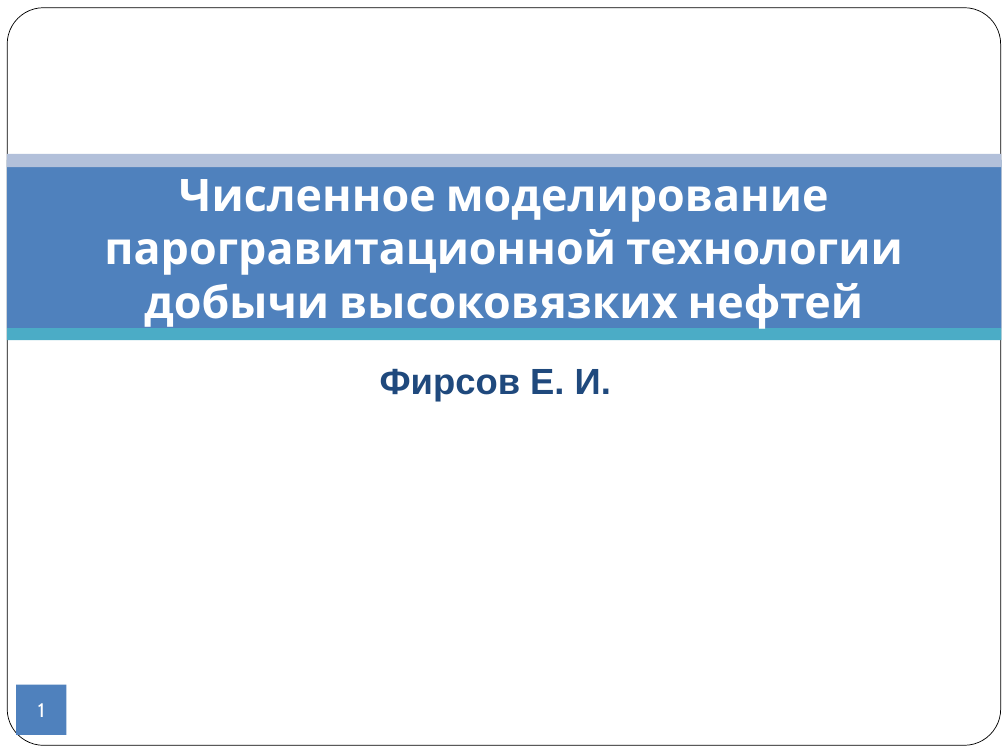
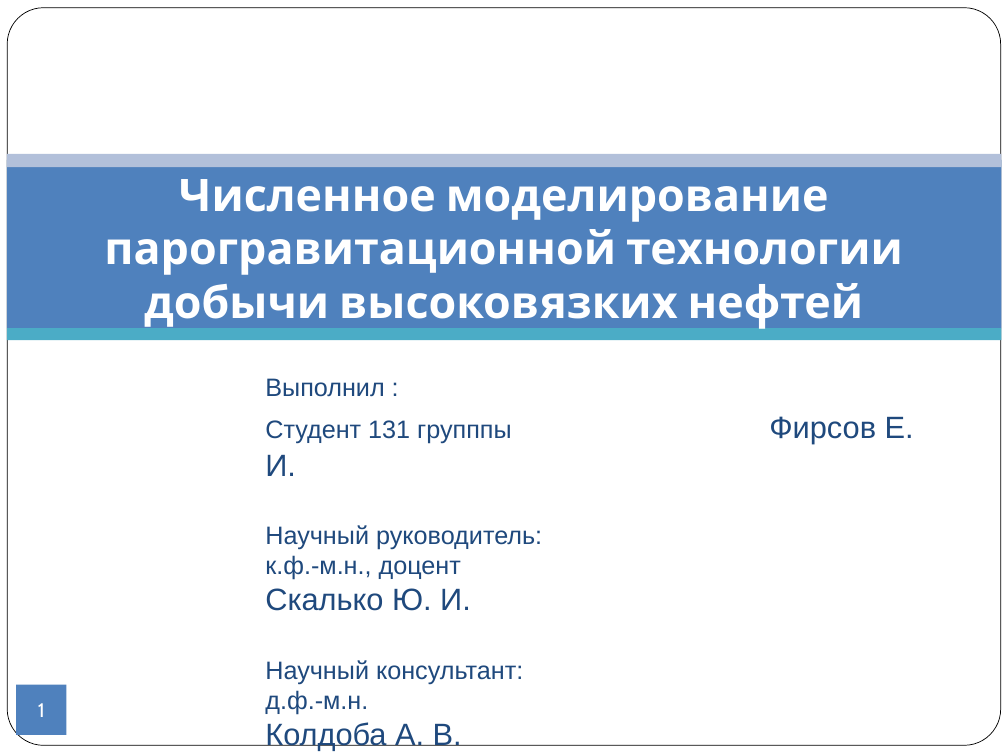
Before and after one commit to CompMathGroup/sagd, a slide deck: slide 1 of doc/Presentation.odp. Drawn at 1008x756 pixels with LibreOffice and Linux fonts; fonts in the diff are those of the drawing; background and template pictures are left out; a plain dark background stands for a picture behind light text. Boxes give left, top, right and bottom in pixels: in the first picture for what was removed or moved away, otherwise in the second. Text is boxed around its words. In the diff, an @@ line names an element or a change of style, - is before the commit and + after.

```diff
--- a/doc/Presentation.odp
+++ b/doc/Presentation.odp
@@ text at (265,378,542,750): text changed; size 26 to 18 pt; bold off @@
-Фирсов Е. И.
+Выполнил :
+Студент 131 групппы Фирсов Е. И.
+Научный руководитель:
+к.ф.-м.н., доцент Скалько Ю. И.
+Научный консультант:
+д.ф.-м.н. Колдоба А. В.
```
Also in this commit, not shown: 16 other slides changed, 4 slides added, 1 slide removed, 5 other files.
